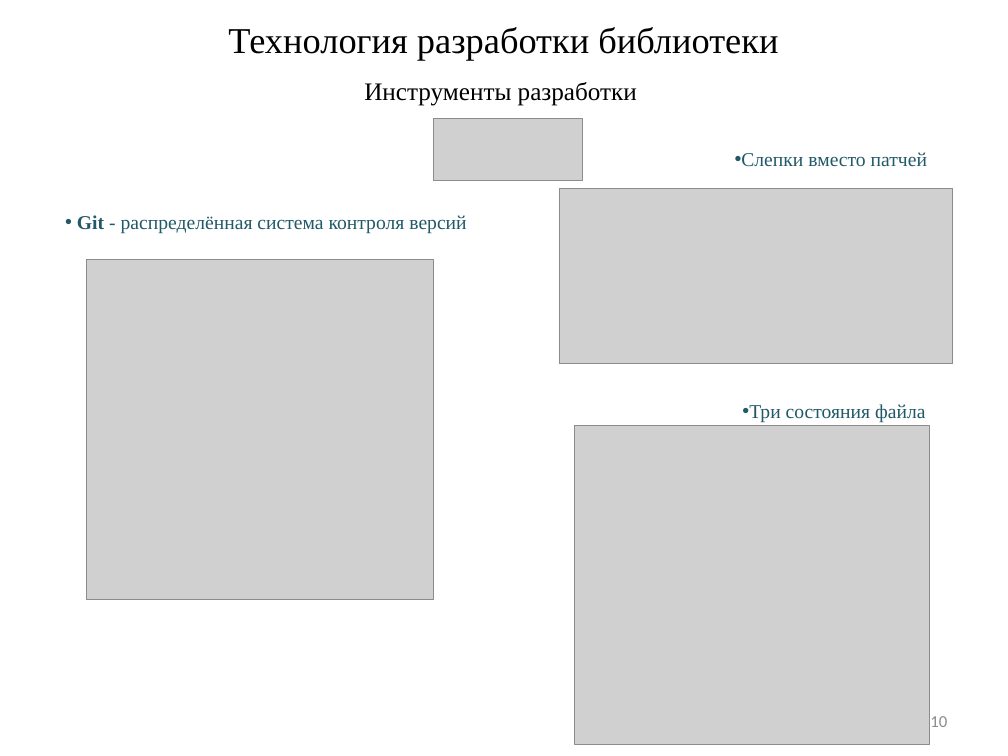
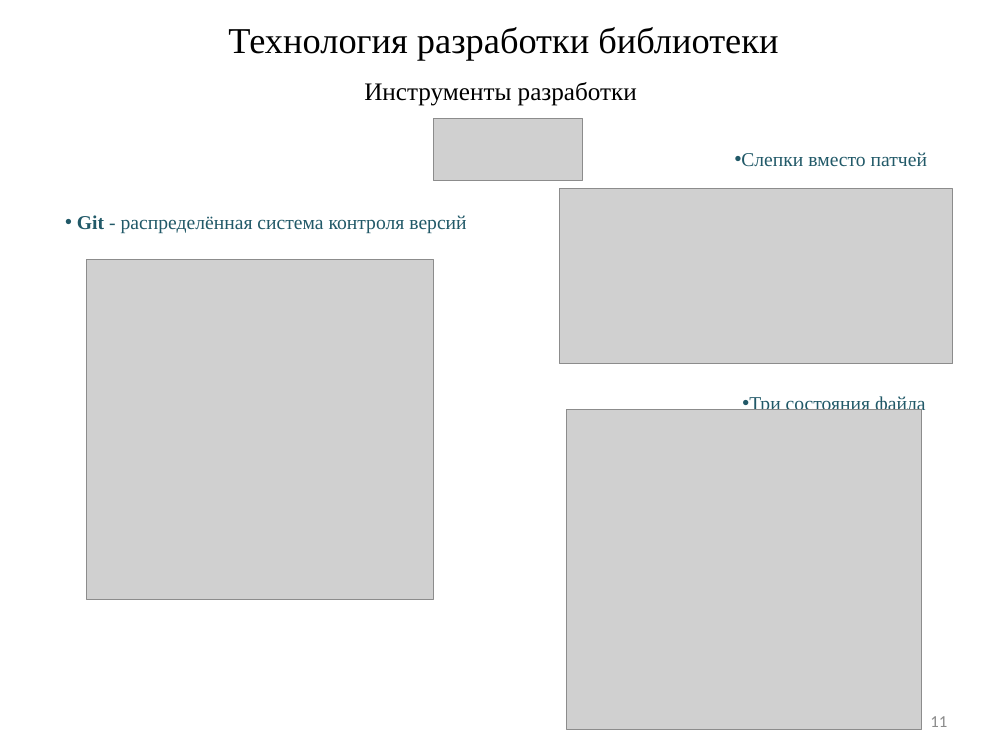
Before and after one commit to nwcfang/diplom_report, a slide deck: slide 11 of presentation/presentation.pptx (slide 10 before the commit). Drawn at 1008x756 pixels with LibreOffice and Linux fonts; fonts in the diff are those of the drawing; grey boxes stand for pictures. Boxes give left, top, right and bottom in pixels: in the first picture for what was removed or moved away, otherwise in the second. Text is boxed around its words. In the diff, an @@ line names an element or a change of style, - is before the commit and + after.

```diff
--- a/presentation/presentation.pptx
+++ b/presentation/presentation.pptx
@@ text "Три состояния файла": place and size @@
-text "Три состояния файла" at box(749, 404, 925, 423)
+text "Три состояния файла" at box(749, 395, 925, 415)
@@ picture: place and size @@
-picture at box(575, 425, 929, 745)
+picture at box(568, 409, 922, 729)
@@ page number at box(930, 716, 947, 727): text changed @@
-10
+11
```
Also in this commit, not shown: 3 other slides changed, 2 slides added, 1 other file.
